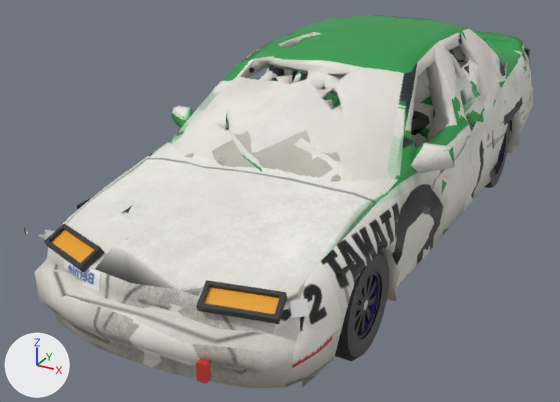
An edit to the glTF model public/cars/field/models/192.glb, drawn before and after from the same camera.
One viewpoint serves both versions: a 50 mm camera at (2.13, -4.71, 2.47) aimed at (-0.29, -0.3, 0.27). Every picture has the same lights, and +X, +Y and +Z are marked at lower left. The first picture is the older version. Vertices at exactly the same position are counted once.

Before the edit, the objects in view are built like this:
```python
me_body_mesh = bpy.data.meshes.new('body_mesh')
me_body_mesh.from_pydata(...)  # 6134 vertices, 8668 faces; spans x -1.0..1.02, y -2.33..2.47, z 0.11..1.38
me_body_mesh.materials.append(mat_car192_livery)  # picture img_livery
me_wheel_fl_mesh = bpy.data.meshes.new('wheel_fl_mesh')
me_wheel_fl_mesh.from_pydata(...)  # 402 vertices, 522 faces; spans x -0.102..0.102, y -0.307..0.307, z -0.302..0.302
me_wheel_fl_mesh.materials.append(mat_car192_livery)  # picture img_livery
me_wheel_rl_mesh = bpy.data.meshes.new('wheel_rl_mesh')
me_wheel_rl_mesh.from_pydata(...)  # 402 vertices, 522 faces; spans x -0.102..0.102, y -0.307..0.307, z -0.302..0.302
me_wheel_rl_mesh.materials.append(mat_car192_livery)  # picture img_livery
ob_body = bpy.data.objects.new('body', me_body_mesh)
ob_body.location = (0.0, 0.0, 0.0)
ob_wheel_fl = bpy.data.objects.new('wheel_fl', me_wheel_fl_mesh)
ob_wheel_fl.location = (0.738, -1.36, 0.307)
ob_wheel_rl = bpy.data.objects.new('wheel_rl', me_wheel_rl_mesh)
ob_wheel_rl.location = (0.741, 1.36, 0.307)
```
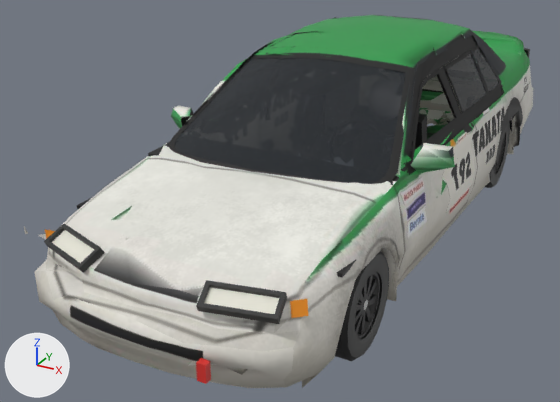
Where the change shows, as pixel boxes [x1, y1, x2, y2] in the pictures (560 x 402 px; the box of a moved part takes in the faces that stretch with it):
part 1 of me_body_mesh, moved or reshaped (not visible before)
    after: [148, 143, 185, 157]
part 2 of me_body_mesh, moved or reshaped (not visible before)
    after: [412, 114, 427, 149]
part 3 of me_body_mesh, moved or reshaped (not visible afterwards)
    before: [412, 111, 426, 135]
part 4 of me_body_mesh, moved or reshaped (not visible afterwards)
    before: [411, 116, 430, 131]
part 5 of me_body_mesh, moved or reshaped (not visible afterwards)
    before: [415, 69, 429, 100]
part 6 of me_body_mesh, moved or reshaped
    before: [164, 27, 505, 211]
    after: [164, 17, 508, 211]
part 7 of me_body_mesh, surface changed
    both: [24, 32, 533, 387]

Patch to the scene script:
```diff
--- a/public/cars/field/models/192.glb.py
+++ b/public/cars/field/models/192.glb.py
@@ mat_car192_glass @@
+mat_car192_glass = principled_material('car192_glass')
+mat_car192_glass.base_color = (0.0116, 0.016, 0.0212)  # black #1c2228
+mat_car192_glass.roughness = 0.08
+mat_car192_glass.alpha = 0.86
@@ me_body_mesh @@
 # used by ob_body; location = (0.0, 0.0, 0.0)
-me_body_mesh.from_pydata(...)  # 6134 vertices, 8668 faces; spans x -1.0..1.02, y -2.33..2.47, z 0.11..1.38
+me_body_mesh.from_pydata(...)  # 6985 vertices, 8926 faces; spans x -1.0..1.02, y -2.33..2.47, z 0.11..1.38
+# me_body_mesh part 1: the loose piece of 8 vertices spanning x -0.77..0.77, y -1.11..-0.71, z 0.65..0.79 is moved by (0.0, 0.0, 0.01)
+# me_body_mesh part 2: the loose piece of 8 vertices spanning x 0.13..0.63, y 0.36..0.62, z 0.31..0.96 is moved by (0.0, -0.45, 0.0)
+# me_body_mesh part 3: the loose piece of 8 vertices spanning x 0.2..0.56, y 0.24..0.54, z 0.33..0.9 is moved by (0.0, -0.45, 0.0)
+# me_body_mesh part 4: the loose piece of 10 vertices spanning x 0.49..0.59, y -0.05..0.4, z 0.78..0.91 is moved by (0.0, -0.45, 0.0)
+# me_body_mesh part 5: the loose piece of 42 vertices spanning x 0.25..0.51, y 0.23..0.53, z 0.91..1.19 is moved by (0.0, -0.45, 0.0)
+# me_body_mesh part 6: 17 vertices moved from x -0.7..0.8, y -1.13..1.15, z 0.81..1.29 to x -0.67..0.78, y -1.13..1.19, z 0.81..1.31; 2466 vertices removed from x -0.79..0.83, y -1.13..1.53, z 0.33..1.35; 3383 vertices added at x -0.86..0.89, y -1.31..1.31, z 0.63..1.36
+# me_body_mesh part 7: 3300 kept faces spanning x -1.0..1.02, y -2.33..2.47, z 0.11..1.35 get new texture (UV) coordinates
+# other edits to the shape of me_body_mesh do not show in these pictures
 me_body_mesh.materials.append(mat_car192_livery)
+me_body_mesh.materials.append(mat_car192_glass)  # black #1c2228
```
